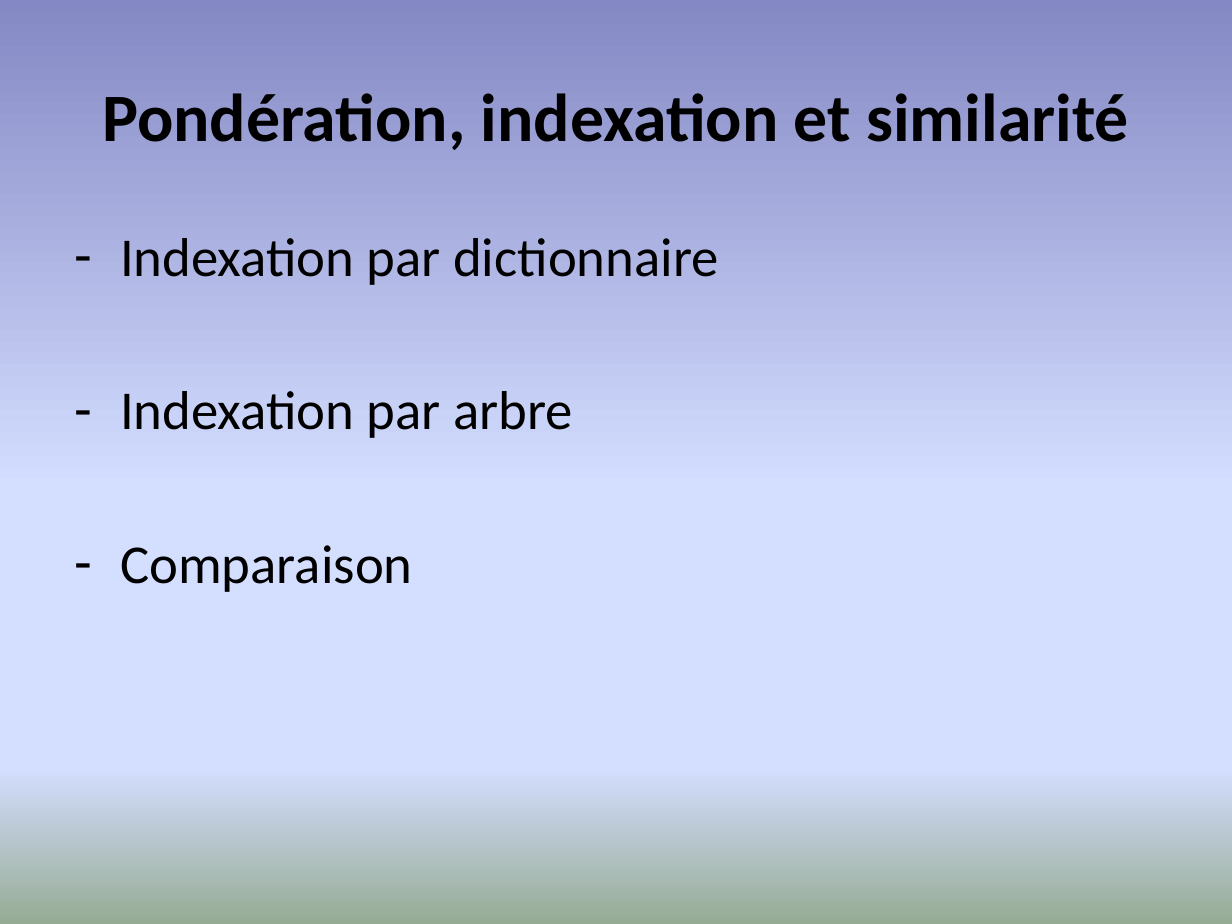
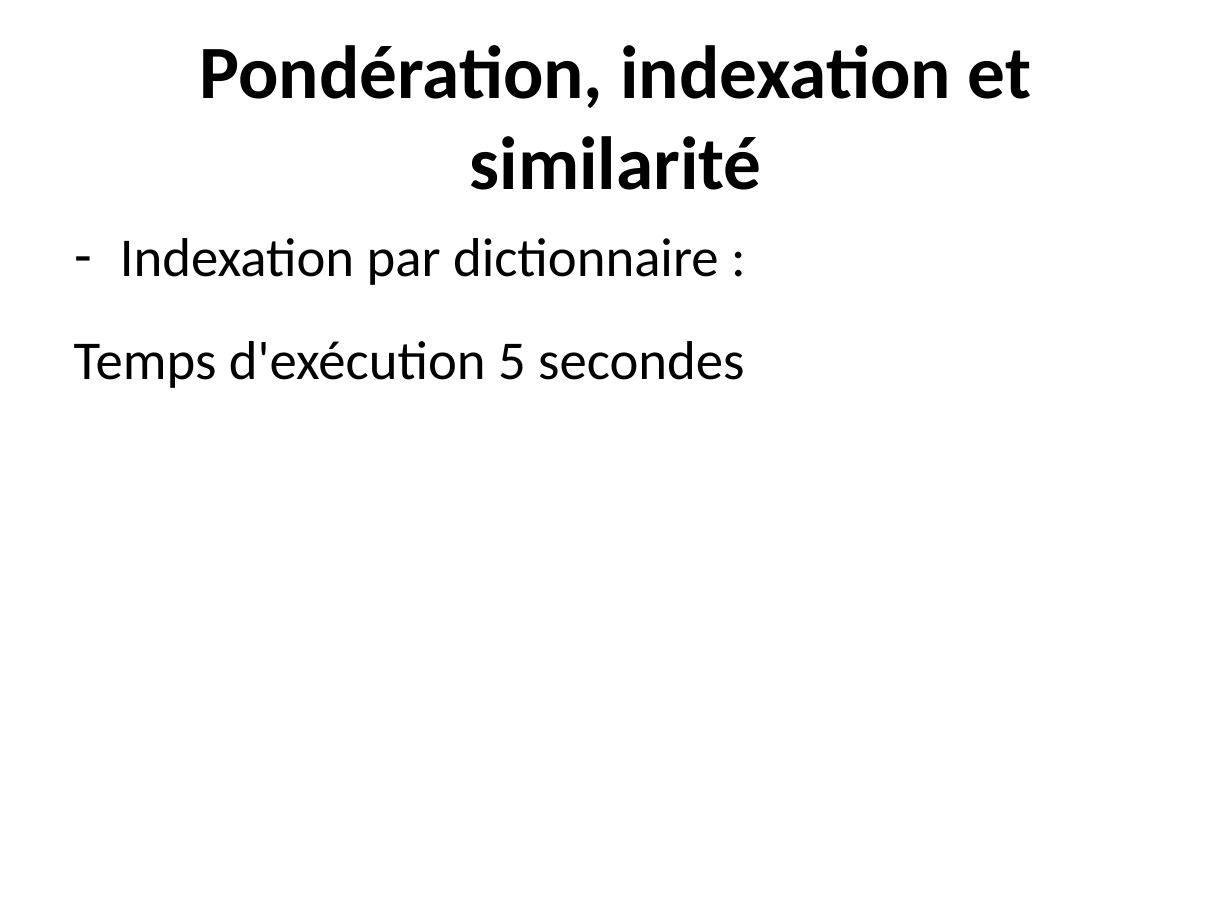
Before and after one commit to clemorelensai/TextminingMaAbCl, a slide deck: slide 5 of Projet Webdatamining.pptx. Drawn at 1232x924 pixels with LibreOffice and Linux fonts; fonts in the diff are those of the drawing. Boxes give left, top, right and bottom in pixels: in the first picture for what was removed or moved away, otherwise in the second. Text is boxed around its words. In the diff, an @@ line names an element or a change of style, - is before the commit and + after.

```diff
--- a/Projet Webdatamining.pptx
+++ b/Projet Webdatamining.pptx
@@ background gradient #8488C4 to #D4DEFF to #96AB94 to #FFFFFF @@
@@ text "Pondération, indexation et similarité" at box(199, 45, 1031, 190): size 39.6 to 44 pt @@
@@ text at box(74, 238, 744, 388): text changed @@
-– Indexation par dictionnaire
-– Indexation par arbre
-– Comparaison
+– Indexation par dictionnaire :
+Temps d'exécution 5 secondes
```
Also in this commit, not shown: 6 other slides changed, 3 slides added, 2 slides removed, 1 other file.
